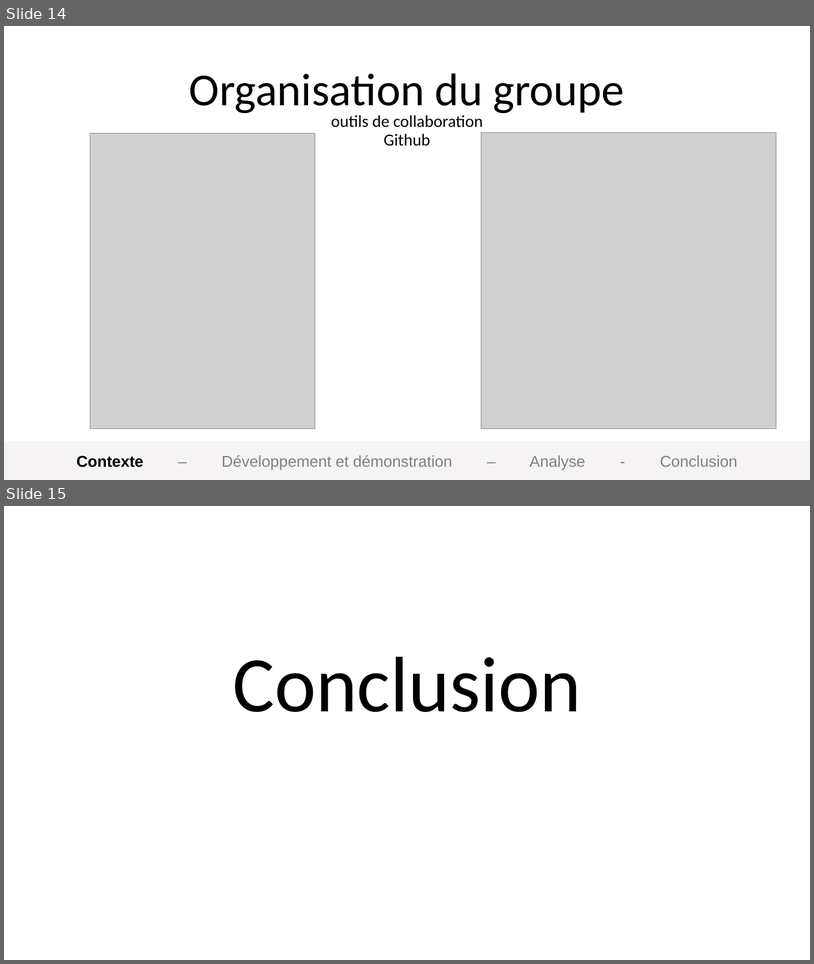
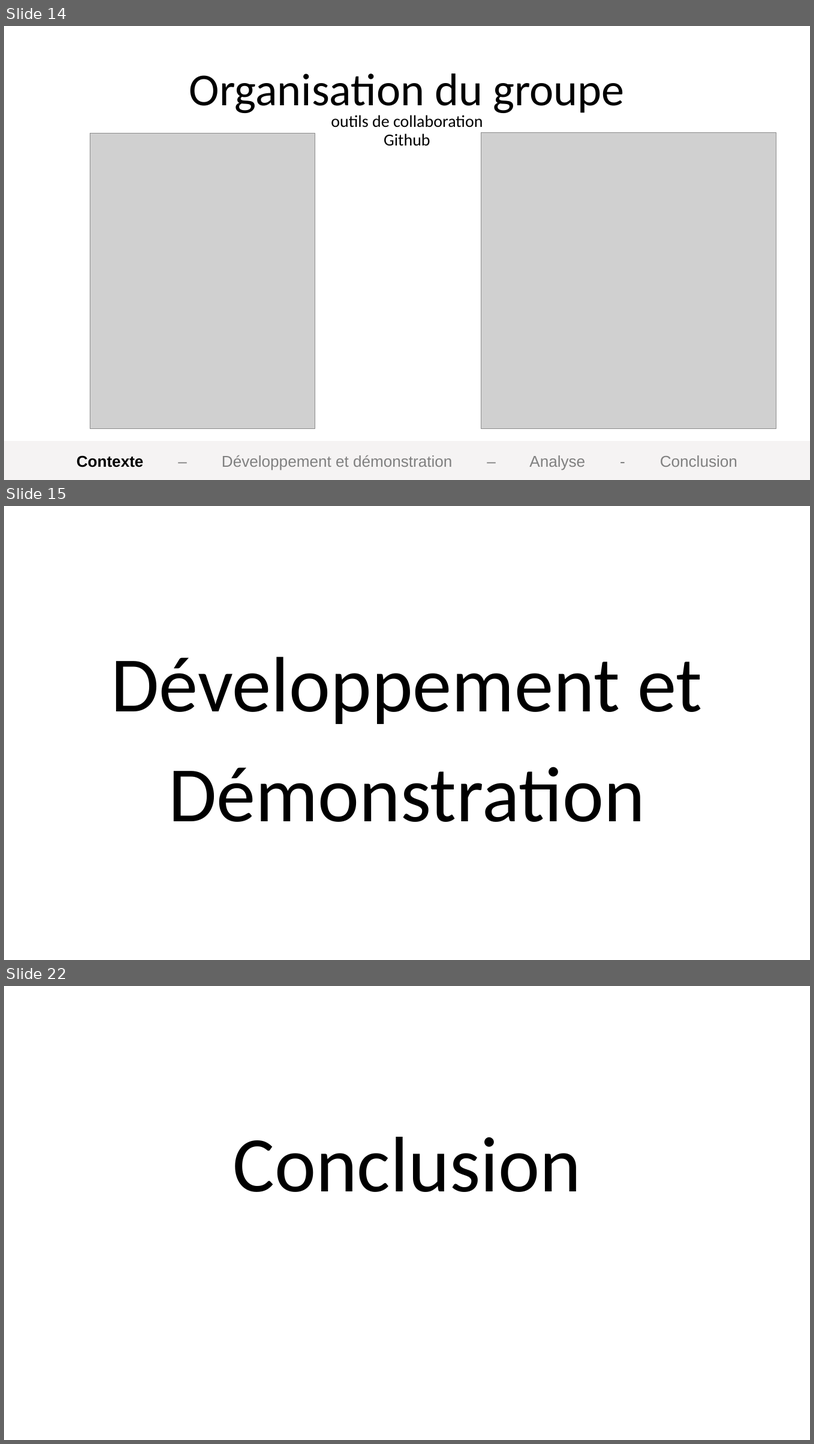
Before and after one commit to omar-sdt/CES-eat, a slide deck: docs/Présentation CES'eat.pptx. Shown one above the other, each under a label of ours: slides 14 and 15 before the commit, slides 14, 15 and 22 after it; the slides between them are not shown. The pictures are 814x964 and 814x1444 pixels, drawn with LibreOffice and Linux fonts; fonts in the diff are those of the drawing; grey boxes stand for pictures; background and template pictures are left out. Boxes give left, top, right and bottom in pixels: in the first picture for what was removed or moved away, otherwise in the second. Text is boxed around its words. In the diff, an @@ line names an element or a change of style, - is before the commit and + after.

```diff
--- a/docs/Présentation CES'eat.pptx
+++ b/docs/Présentation CES'eat.pptx
@@ slide 15 added at [4,506,810,960], background picture (left out) @@
@@ text added at [111,657,703,822], 140 pt, text #000000 @@
+Développement et Démonstration
@@ what was slide 15 is now slide 22 @@
```
Also in this commit, not shown: 8 other slides added, 1 slide removed.
